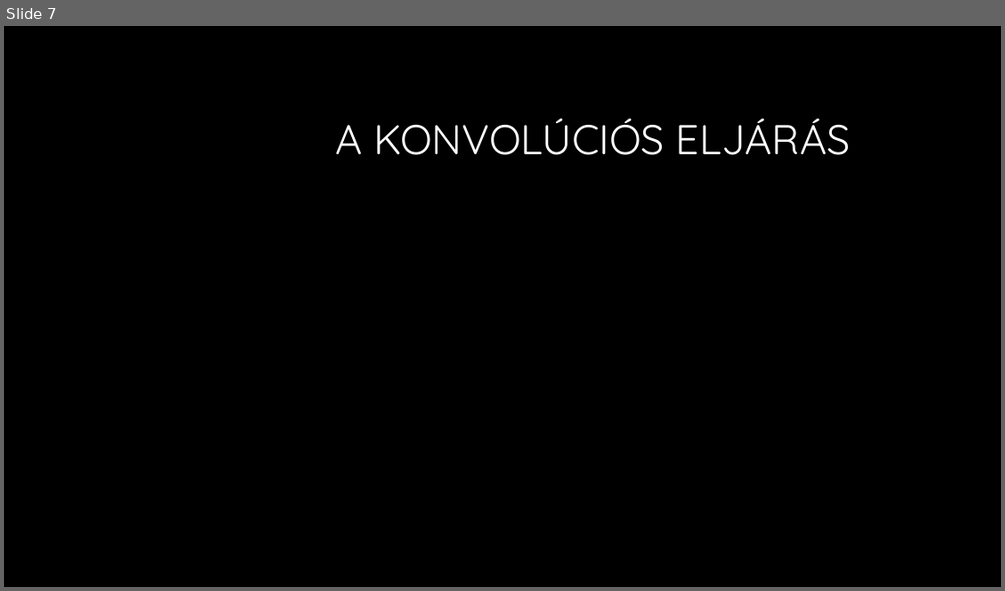
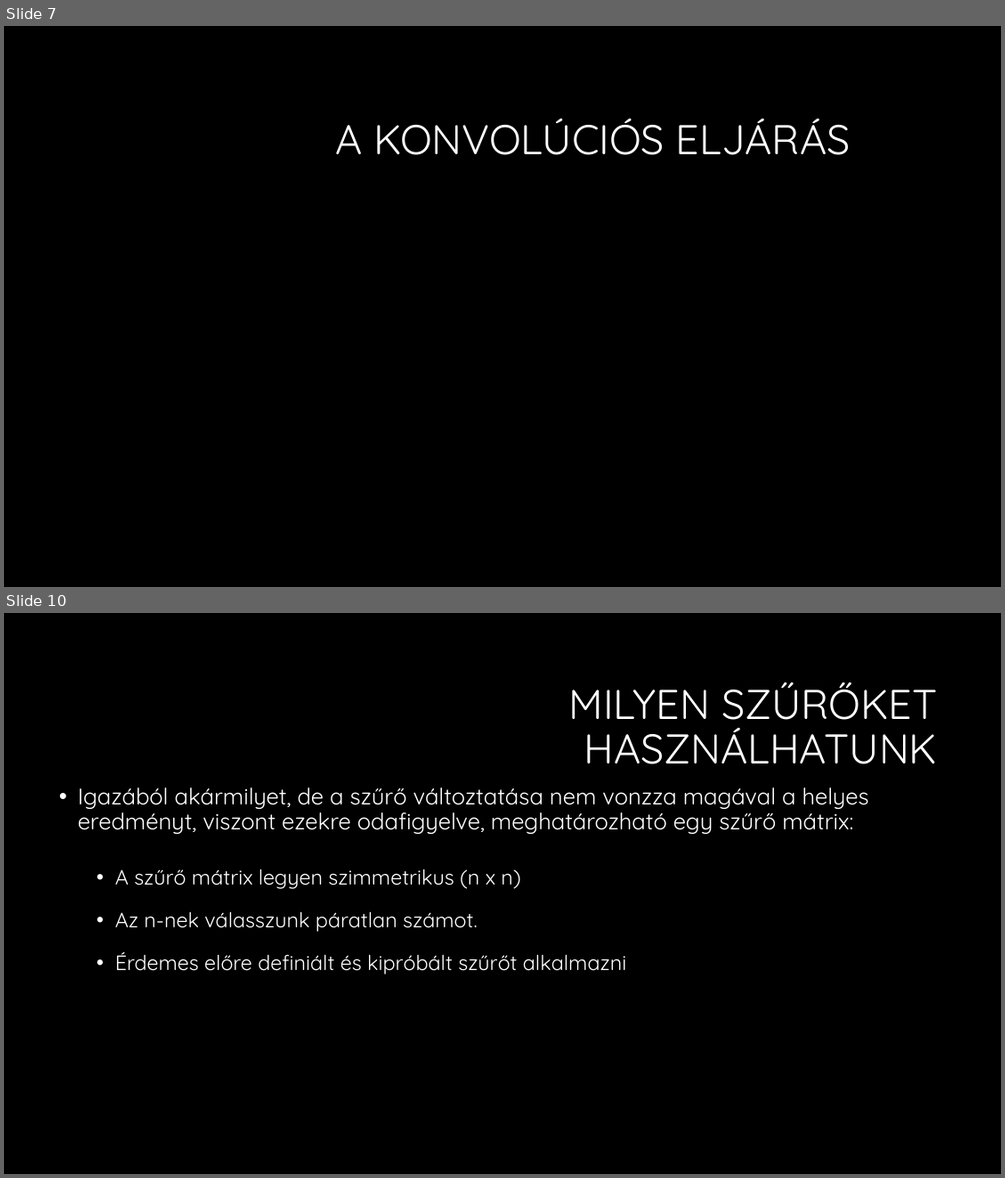
Before and after one commit to martontamas92/CNN, a slide deck: Konvolúciós neuronhálók.pptx. Shown one above the other, each under a label of ours: slide 7 before the commit, slides 7 and 10 after it; the slides between them are not shown. The pictures are 1005x591 and 1005x1178 pixels, drawn with LibreOffice and Linux fonts; fonts in the diff are those of the drawing; grey boxes stand for pictures; background and template pictures are left out. Boxes give left, top, right and bottom in pixels: in the first picture for what was removed or moved away, otherwise in the second. Text is boxed around its words. In the diff, an @@ line names an element or a change of style, - is before the commit and + after.

```diff
--- a/Konvolúciós neuronhálók.pptx
+++ b/Konvolúciós neuronhálók.pptx
@@ slide 10 added at (4,613,1001,1174), background #000000 @@
@@ title added at (569,682,938,764), 40 pt, text #FFFFFF @@
+MILYEN SZŰRŐKET HASZNÁLHATUNK
@@ text added at (78,787,869,974), 22 pt, text #FFFFFF @@
+• Igazából akármilyet, de a szűrő változtatása nem vonzza magával a helyes eredményt, viszont ezekre odafigyelve, meghatározható egy szűrő mátrix:
+  • A szűrő mátrix legyen szimmetrikus (n x n)
+  • Az n-nek válasszunk páratlan számot.
+  • Érdemes előre definiált és kipróbált szűrőt alkalmazni
```
Also in this commit, not shown: 4 slides changed, 6 other slides added.
